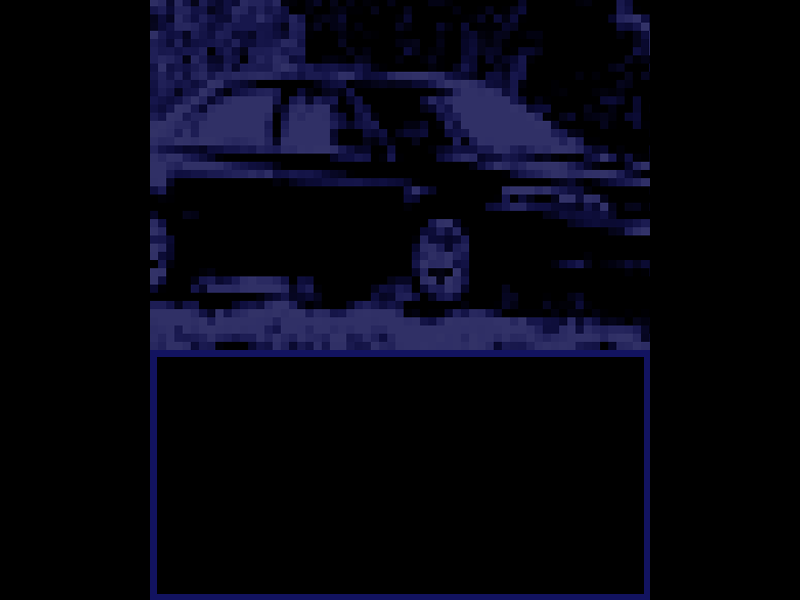
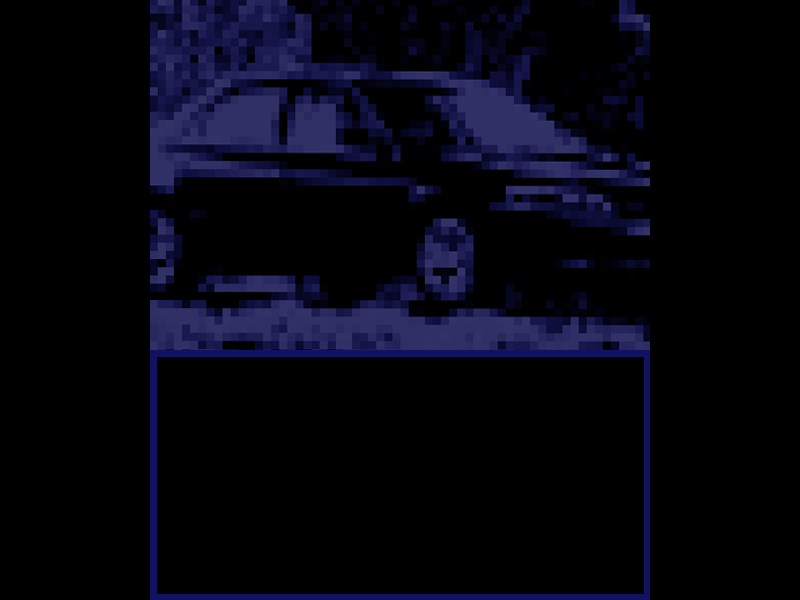
Layer changes from the first 800×600 image to the second:
painted on "Honda-Accord-USA-2001" over left=150, top=0, right=650, bottom=350
